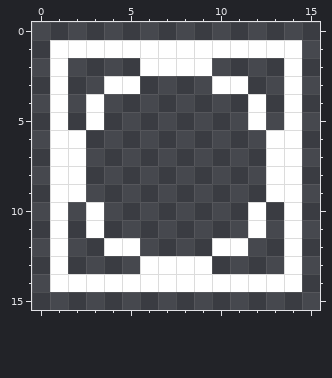
One commit to this pixel-art file: Assets/Art/GUI/Dry.aseprite. The first picture shows the starting point.
16x16 pixels, 1 frame.
Once edited:
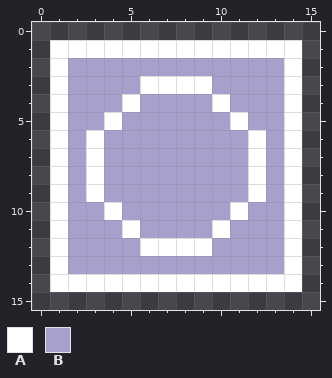
Palette (. is transparent): A #ffffff  B #a89fcc
Difference:
{"y":2,"x":2,"old":"....AAAA....","new":"BBBBBBBBBBBB"}
{"y":3,"x":2,"old":"..AA....AA..","new":"BBBBAAAABBBB"}
{"y":4,"x":2,"old":".A........A.","new":"BBBABBBBABBB"}
{"y":5,"x":2,"old":".A........A.","new":"BBABBBBBBABB"}
{"y":6,"x":2,"old":"A..........A","new":"BABBBBBBBBAB"}
{"y":7,"x":2,"old":"A..........A","new":"BABBBBBBBBAB"}
{"y":8,"x":2,"old":"A..........A","new":"BABBBBBBBBAB"}
{"y":9,"x":2,"old":"A..........A","new":"BABBBBBBBBAB"}
{"y":10,"x":2,"old":".A........A.","new":"BBABBBBBBABB"}
{"y":11,"x":2,"old":".A........A.","new":"BBBABBBBABBB"}
{"y":12,"x":2,"old":"..AA....AA..","new":"BBBBAAAABBBB"}
{"y":13,"x":2,"old":"....AAAA....","new":"BBBBBBBBBBBB"}
{"label":"changed","picture_box":[68,58,284,274]}
